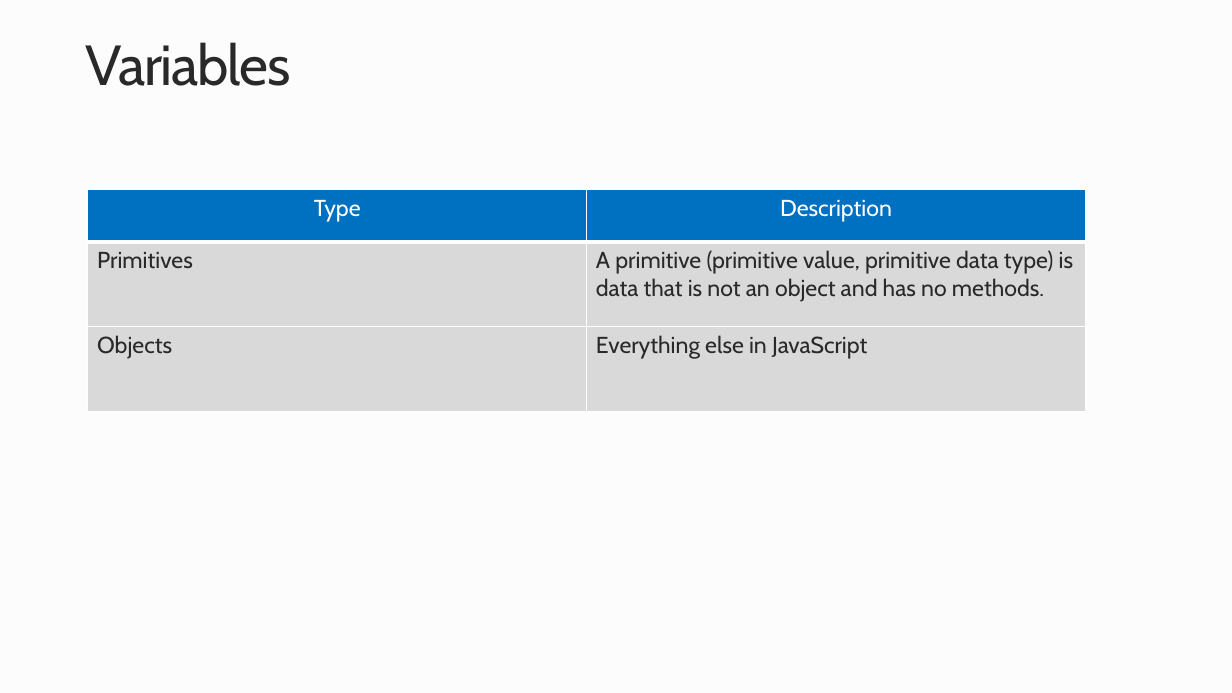
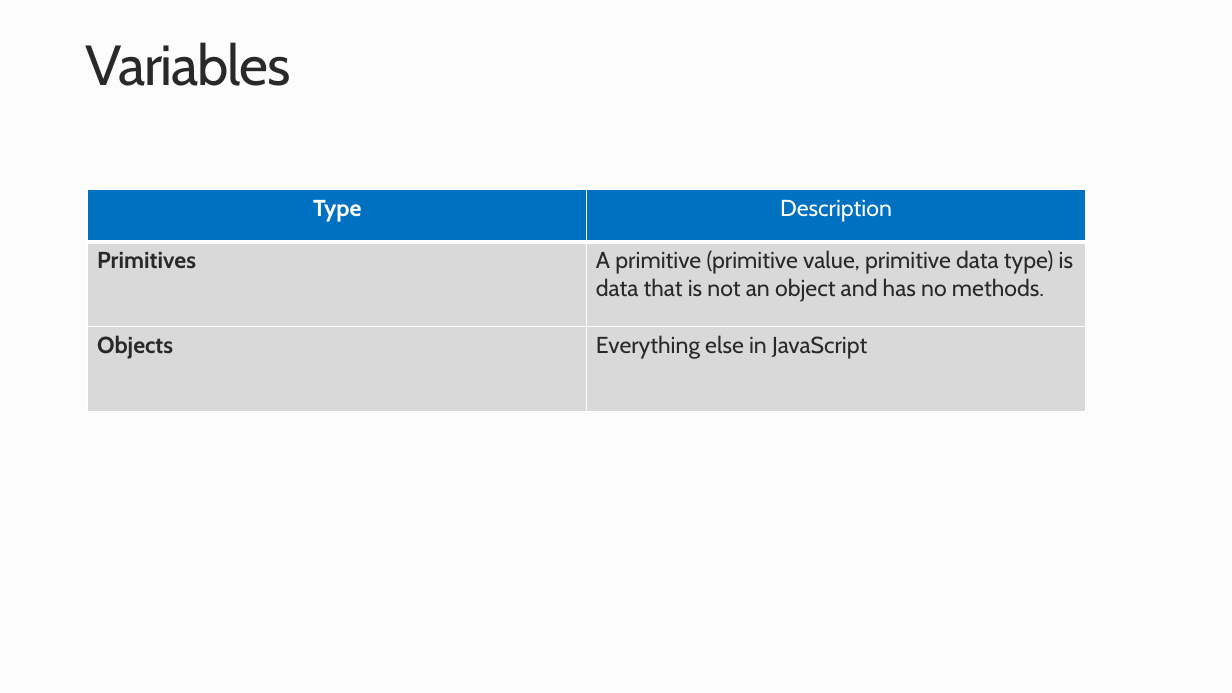
Before and after one commit to microsoft/AcademicContent, a slide deck: slide 9 of Complimentary Course Content/Module2/Lessons/Module2_Lesson1 JS Primer.pptx (slide 8 before the commit). Drawn at 1232x693 pixels with LibreOffice and Linux fonts; fonts in the diff are those of the drawing. Boxes give left, top, right and bottom in pixels: in the first picture for what was removed or moved away, otherwise in the second. Text is boxed around its words. In the diff, an @@ line names an element or a change of style, - is before the commit and + after.

```diff
--- a/Complimentary Course Content/Module2/Lessons/Module2_Lesson1 JS Primer.pptx
+++ b/Complimentary Course Content/Module2/Lessons/Module2_Lesson1 JS Primer.pptx
@@ table at box(88, 190, 1086, 420) @@
@@ bold on in "Type", "Primitives", "Objects" @@
```
Also in this commit, not shown: 1 other slide changed, 1 slide added, 6 other files.
